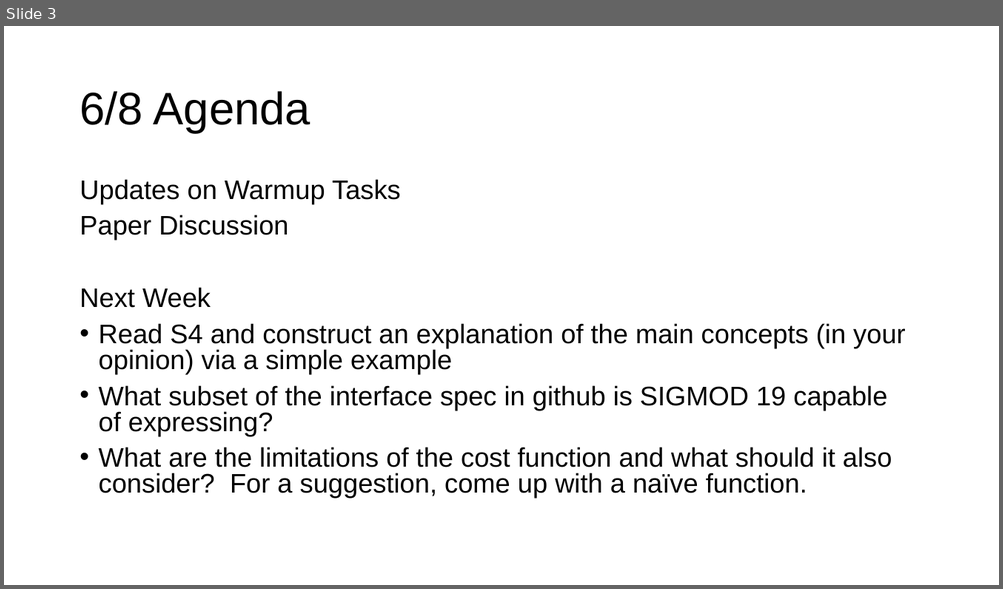
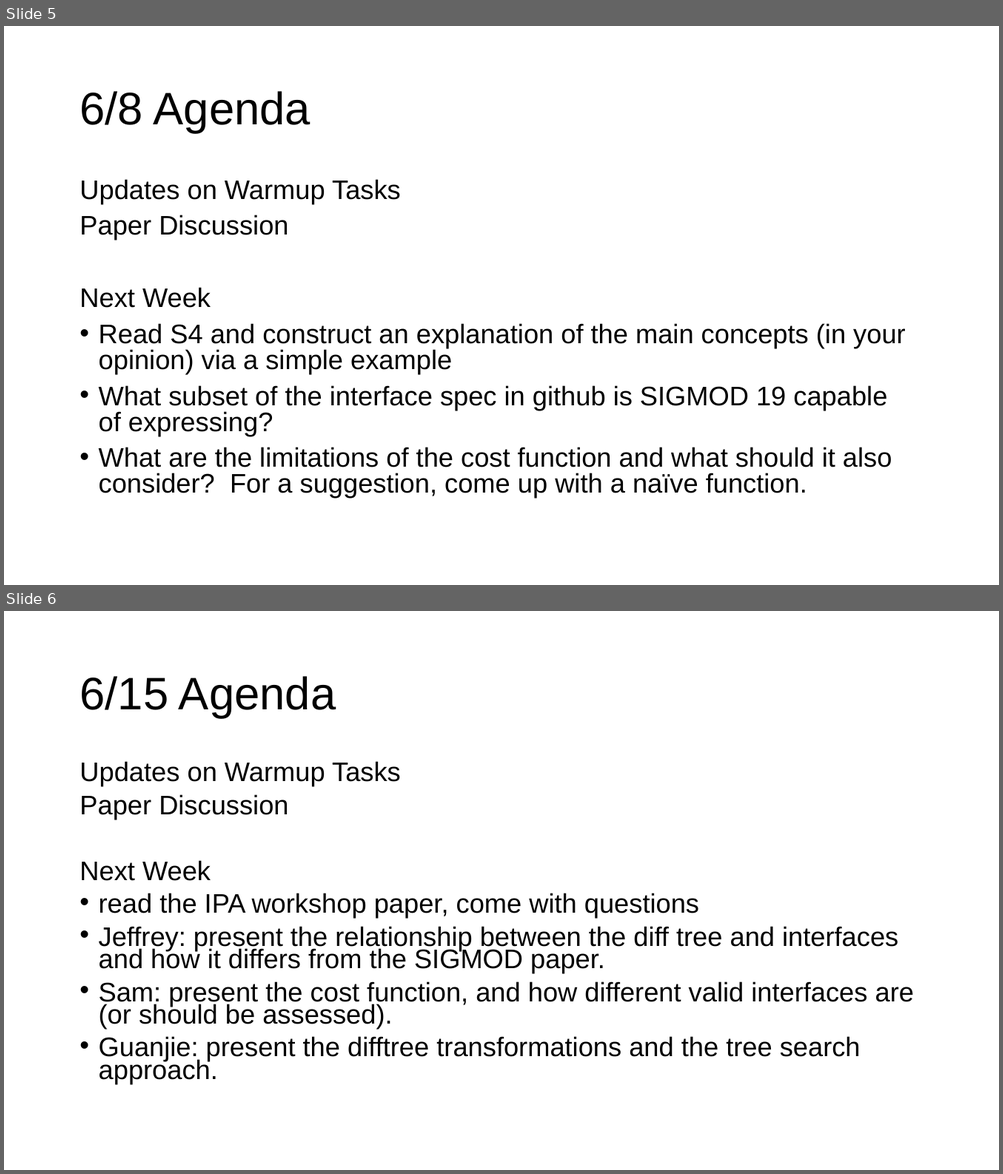
Before and after one commit to cudbg/summer20, a slide deck: lecnotes/section_pi.pptx. Shown one above the other, each under a label of ours: slide 3 before the commit, slides 5 and 6 after it. The pictures are 1003x589 and 1003x1174 pixels, drawn with LibreOffice and Linux fonts; fonts in the diff are those of the drawing. Boxes give left, top, right and bottom in pixels: in the first picture for what was removed or moved away, otherwise in the second. Text is boxed around its words. In the diff, an @@ line names an element or a change of style, - is before the commit and + after.

```diff
--- a/lecnotes/section_pi.pptx
+++ b/lecnotes/section_pi.pptx
@@ slide 6 added at (4,611,999,1170), background #FFFFFF @@
@@ title added at (79,676,336,718), 44 pt, text #000000 @@
+6/15 Agenda
@@ text added at (79,761,913,1085), 25.9 pt, text #000000 @@
+Updates on Warmup Tasks
+Paper Discussion
+Next Week
+• read the IPA workshop paper, come with questions
+• Jeffrey: present the relationship between the diff tree and interfaces and how it differs from the SIGMOD paper.
+• Sam: present the cost function, and how different valid interfaces are (or should be assessed).
+• Guanjie: present the difftree transformations and the tree search approach.
@@ what was slide 3 is now slide 5 @@
```
Also in this commit, not shown: 1 other file.
